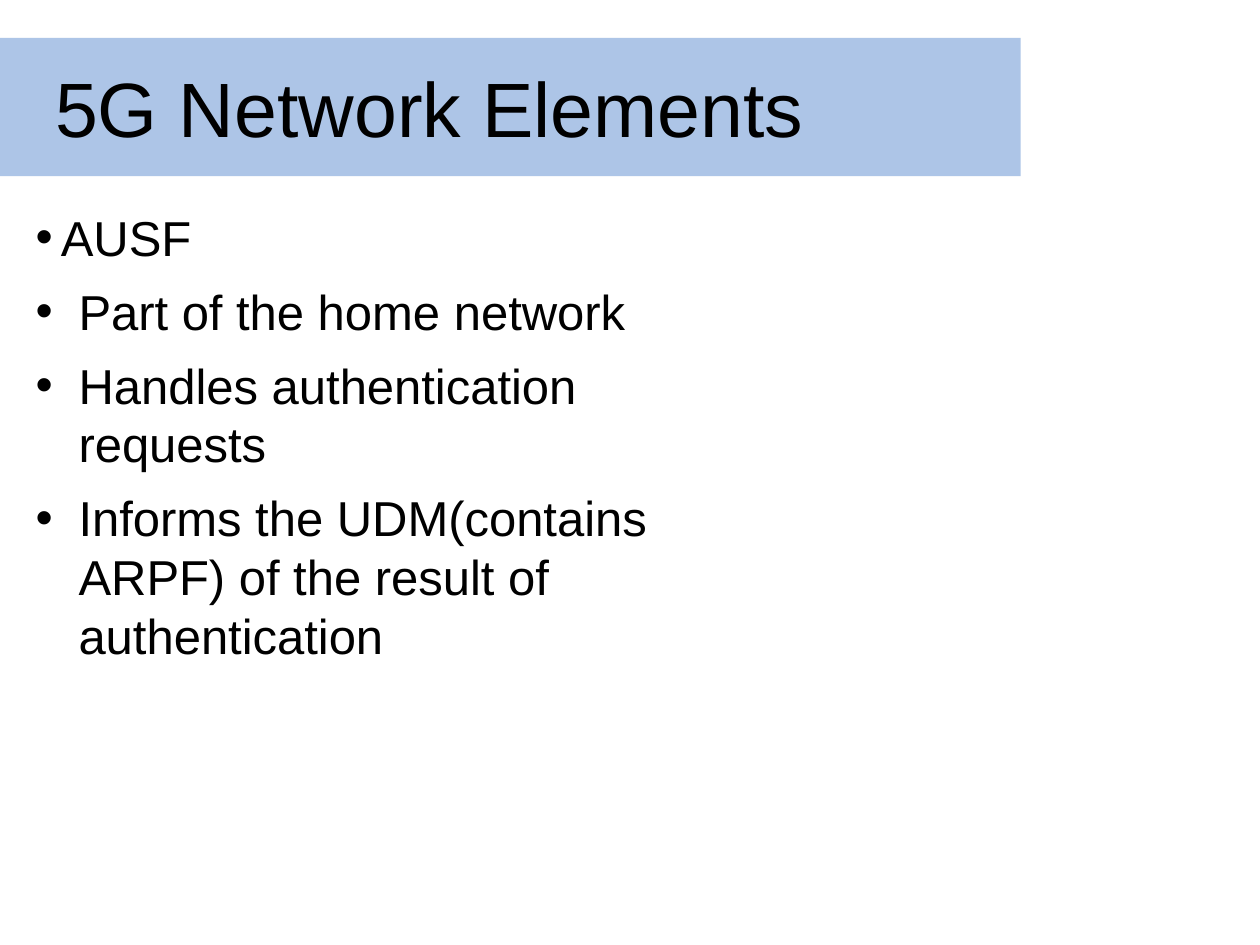
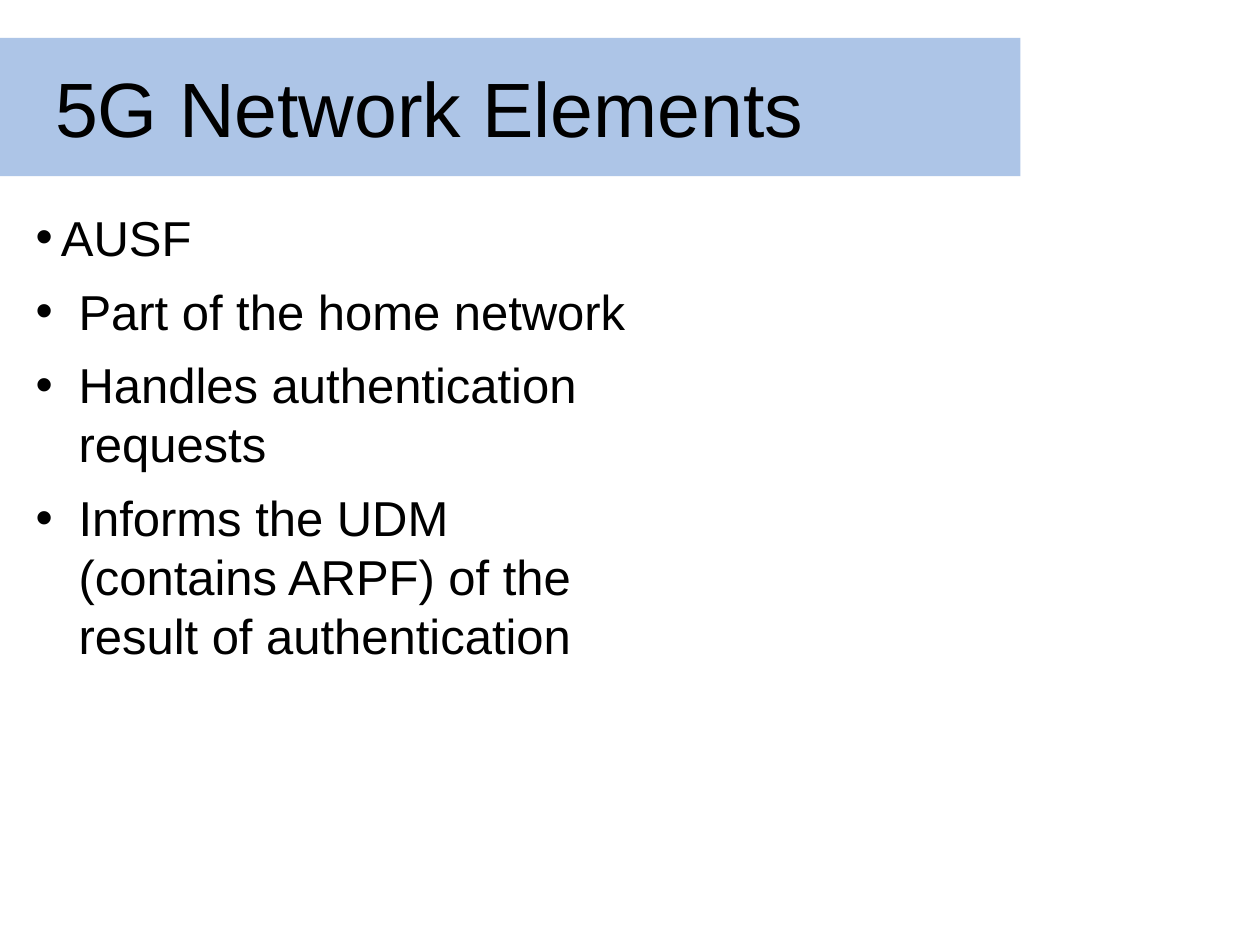
Before and after one commit to dmclayton/5g-security, a slide deck: slide 9 of ppt/5gakaPpt.pptx. Drawn at 1260x945 pixels with LibreOffice and Linux fonts; fonts in the diff are those of the drawing; background and template pictures are left out. Boxes give left, top, right and bottom in pixels: in the first picture for what was removed or moved away, otherwise in the second. Text is boxed around its words. In the diff, an @@ line names an element or a change of style, - is before the commit and + after.

Commit message:
modified ppt

```diff
--- a/ppt/5gakaPpt.pptx
+++ b/ppt/5gakaPpt.pptx
@@ text at (x1=79, y1=500, x2=571, y2=655): text changed @@
-• Informs the UDM(contains ARPF) of the result of authentication
+• Informs the UDM (contains ARPF) of the result of authentication
```
Also in this commit, not shown: 5 other slides changed, 3 slides added, 2 other files.
